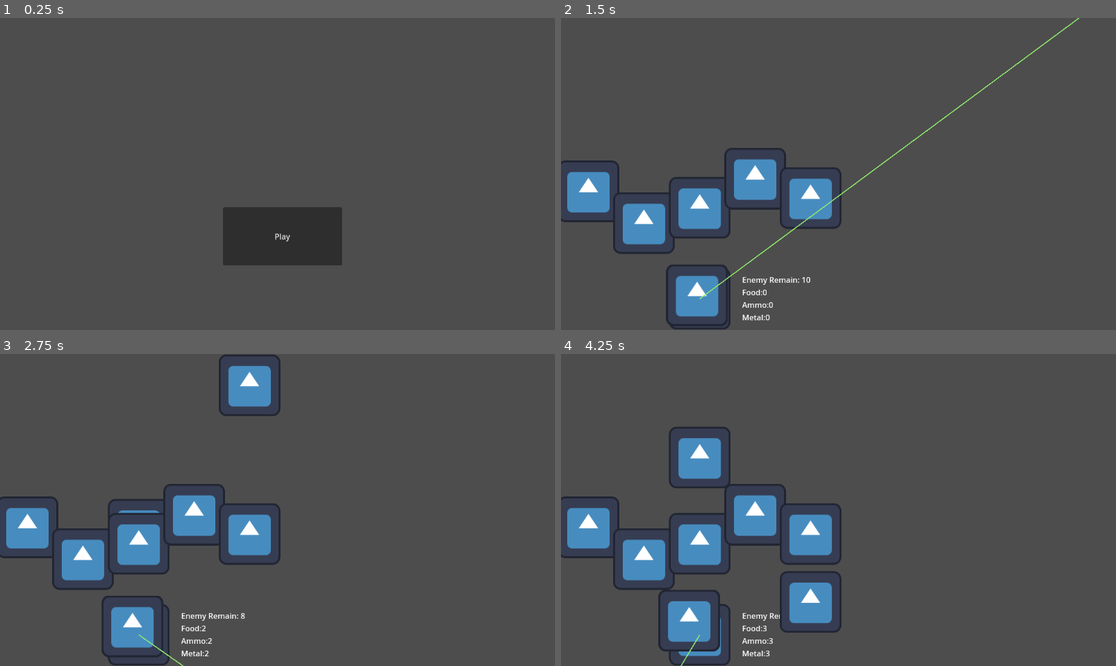
Above: before the commit, frames 1-4 (two rows, left to right).
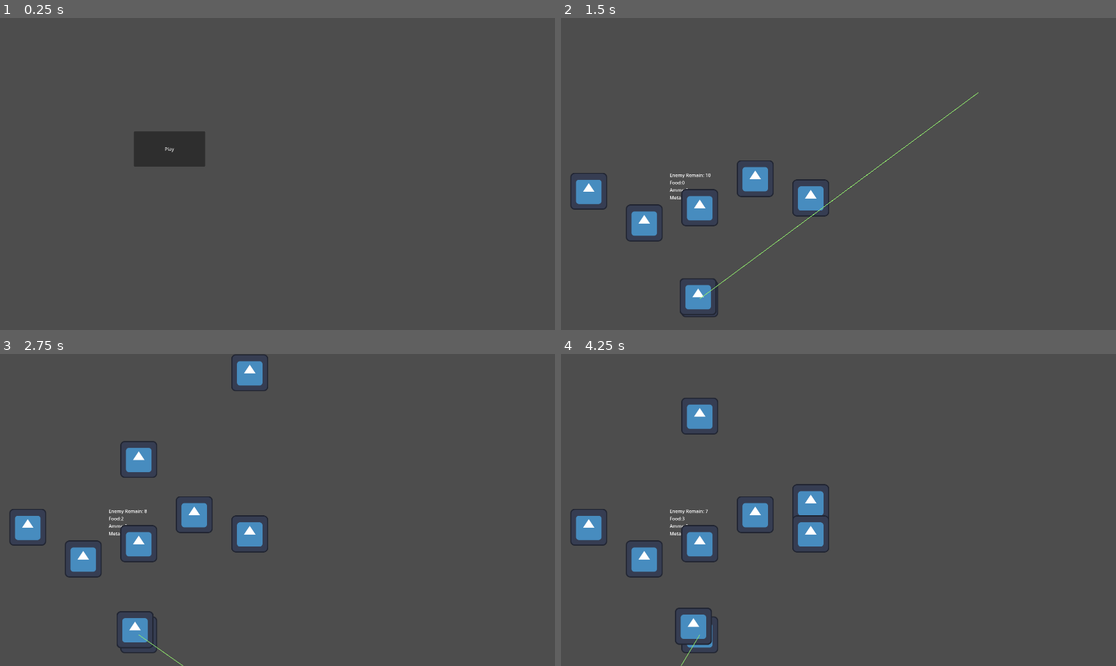
Above: after the commit, the same moments.

Repository: G36maid/GGJ25-kh-teamC
Game: Godot game, scene res://sences/game.tscn
The game is run twice, just before and just after one commit, with the same random seed, the same clock (stepped at 60 frames per second) and the same inputs. The engine's default icon, where the game draws it, is replaced by a stand-in: a white triangle on a blue panel in a dark square.
Inputs:
- Up to frame 1 (0.25 s): no input
- Up to frame 2 (1.5 s): click "Play" at 0.5 s; tap Enter (send_cmd) at 1.25 s; hold Enter (send_cmd) from 1.28 s (still down)
- Up to frame 3 (2.75 s): release Enter (send_cmd) at 2.03 s; tap Enter (send_cmd) at 2.1 s
- Up to frame 4 (4.25 s): hold Enter (send_cmd) 2.78-3.53 s; tap Enter (send_cmd) at 3.6 s

The runs differ from the first frame. In frame 1, 5.4% of the frame differs, in the area x 24-62%, y 36-80%; in frame 2, 6.5%; in frame 3, 8.0%; in frame 4, 9.8%, in the area x 0-51%, y 14-100%.

Commit message:
feat: damage logic

Diff:
--- a/project.godot
+++ b/project.godot
@@ -15,6 +15,11 @@
 config/features=PackedStringArray("4.3", "Forward Plus")
 config/icon="res://icon.svg"
 
+[display]
+
+window/size/viewport_width=1920
+window/size/viewport_height=1080
+
 [input]
 
 send_cmd={
--- a/scripts/ally.gd
+++ b/scripts/ally.gd
@@ -3,11 +3,10 @@
 const max_health = 100
 var health
 
-
 @onready var raycast =  $Area2D/CollisionShape2D/Sprite2D/RayCast2D
 
 var resource_food := 0
-var resource_ammo := 0
+var resource_ammo := 100
 var resource_metal := 0
 
 # Called when the node enters the scene tree for the first time.
@@ -17,11 +16,24 @@
 
 # Called every frame. 'delta' is the elapsed time since the previous frame.
 func _process(delta: float) -> void:
+	pass
+
+func _on_timer_timeout() -> void:
+
+	if (health < max_health && resource_food > 10 ):
+		health += 10
+		resource_food -= 10
 	if (health < max_health && resource_food > 0 ):
-		health += 1
-		resource_food -= 1
+		var temp = max(max_health - health , resource_food)
+		health += temp
+		resource_food -= temp
+	if( resource_ammo >=0 and raycast.is_colliding() ):
+		var target = raycast.get_collider()
+		target.get_parent().get_damage(10)
+		resource_ammo -= 1
 
-	if(resource_ammo > 0 and raycast.is_colliding() ):
-		var target = raycast.get_collider()
-		print(target)
-	pass
+
+func get_damage(damage: int):
+	health -= damage
+	if health <= 0 :
+		print("gameover")
--- a/scripts/enemy.gd
+++ b/scripts/enemy.gd
@@ -3,7 +3,7 @@
 const max_health = 100
 var health
 
-@onready var ally_parent = $/root/game/allys
+@onready var raycast =  $Area2D/CollisionShape2D/Sprite2D/RayCast2D
 
 var lan
 # Called when the node enters the scene tree for the first time.
@@ -13,6 +13,17 @@
 
 # Called every frame. 'delta' is the elapsed time since the previous frame.
 func _process(delta: float):
+	position.y += 5
 
+func _on_timer_timeout() -> void:
+	if raycast.is_colliding():
+		print("inpact: "+ str(health))
+		var target = raycast.get_collider()
+		target.get_parent().get_damage(health)
+		queue_free()
 
-	position.y += 5
+func get_damage(damage: int):
+	health -= damage
+	if health <= 0 :
+		#print("game over")
+		queue_free()
--- a/scripts/game.gd
+++ b/scripts/game.gd
@@ -72,7 +72,12 @@
 		state = State.End
 		$win_text.show()
 		return
-
+	if $allys.get_child_count()>0:
+		for _dead_ally in $allys.get_children():
+			if _dead_ally.health <=0:
+				state = State.End
+				$lose_text.show()
+				return
 	$enemy_remain.text = """Enemy Remain: %d
 Food:%d
 Ammo:%d
--- a/sences/ally.tscn
+++ b/sences/ally.tscn
@@ -20,3 +20,8 @@
 target_position = Vector2(0, -1200)
 collide_with_areas = true
 collide_with_bodies = false
+
+[node name="Timer" type="Timer" parent="Area2D/CollisionShape2D/Sprite2D/RayCast2D"]
+autostart = true
+
+[connection signal="timeout" from="Area2D/CollisionShape2D/Sprite2D/RayCast2D/Timer" to="." method="_on_timer_timeout"]
--- a/sences/emeny.tscn
+++ b/sences/emeny.tscn
@@ -15,3 +15,14 @@
 
 [node name="Sprite2D" type="Sprite2D" parent="Area2D/CollisionShape2D"]
 texture = ExtResource("1_vj5km")
+
+[node name="RayCast2D" type="RayCast2D" parent="Area2D/CollisionShape2D/Sprite2D"]
+target_position = Vector2(0, 100)
+collide_with_areas = true
+collide_with_bodies = false
+
+[node name="Timer" type="Timer" parent="Area2D/CollisionShape2D/Sprite2D/RayCast2D"]
+wait_time = 0.2
+autostart = true
+
+[connection signal="timeout" from="Area2D/CollisionShape2D/Sprite2D/RayCast2D/Timer" to="." method="_on_timer_timeout"]
--- a/sences/game.tscn
+++ b/sences/game.tscn
@@ -20,6 +20,8 @@
 [node name="enemy_timer" type="Timer" parent="."]
 
 [node name="enemys" type="Node" parent="."]
+
+[node name="ally_texts" type="Node" parent="."]
 
 [node name="allys" type="Node" parent="."]
 
@@ -48,5 +50,15 @@
 horizontal_alignment = 1
 vertical_alignment = 1
 
+[node name="lose_text" type="Label" parent="."]
+visible = false
+offset_left = 960.0
+offset_top = 456.0
+offset_right = 1175.0
+offset_bottom = 557.0
+text = "Game Over!"
+horizontal_alignment = 1
+vertical_alignment = 1
+
 [connection signal="timeout" from="enemy_timer" to="." method="_on_enemy_timer_timeout"]
 [connection signal="pressed" from="start_button" to="." method="_start"]
--- /dev/null
+++ b/sences/remain.tscn
@@ -0,0 +1,9 @@
+[gd_scene format=3 uid="uid://c3cnbaxu5w34n"]
+
+[node name="remain" type="Control"]
+layout_mode = 3
+anchors_preset = 15
+anchor_right = 1.0
+anchor_bottom = 1.0
+grow_horizontal = 2
+grow_vertical = 2
